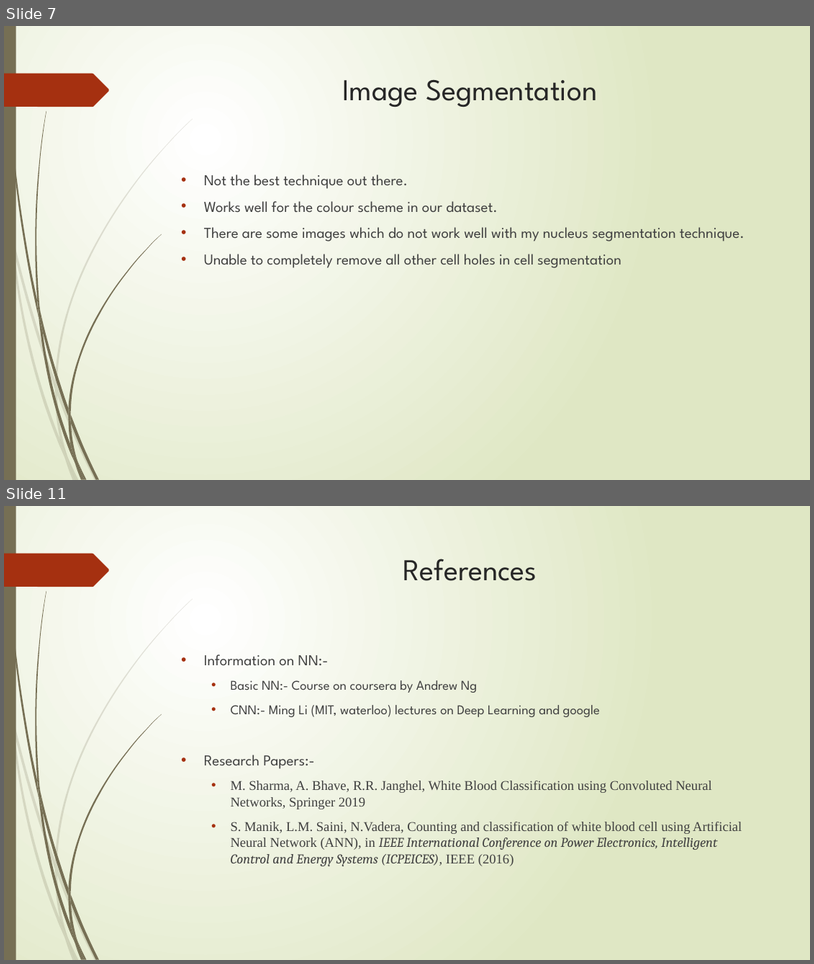
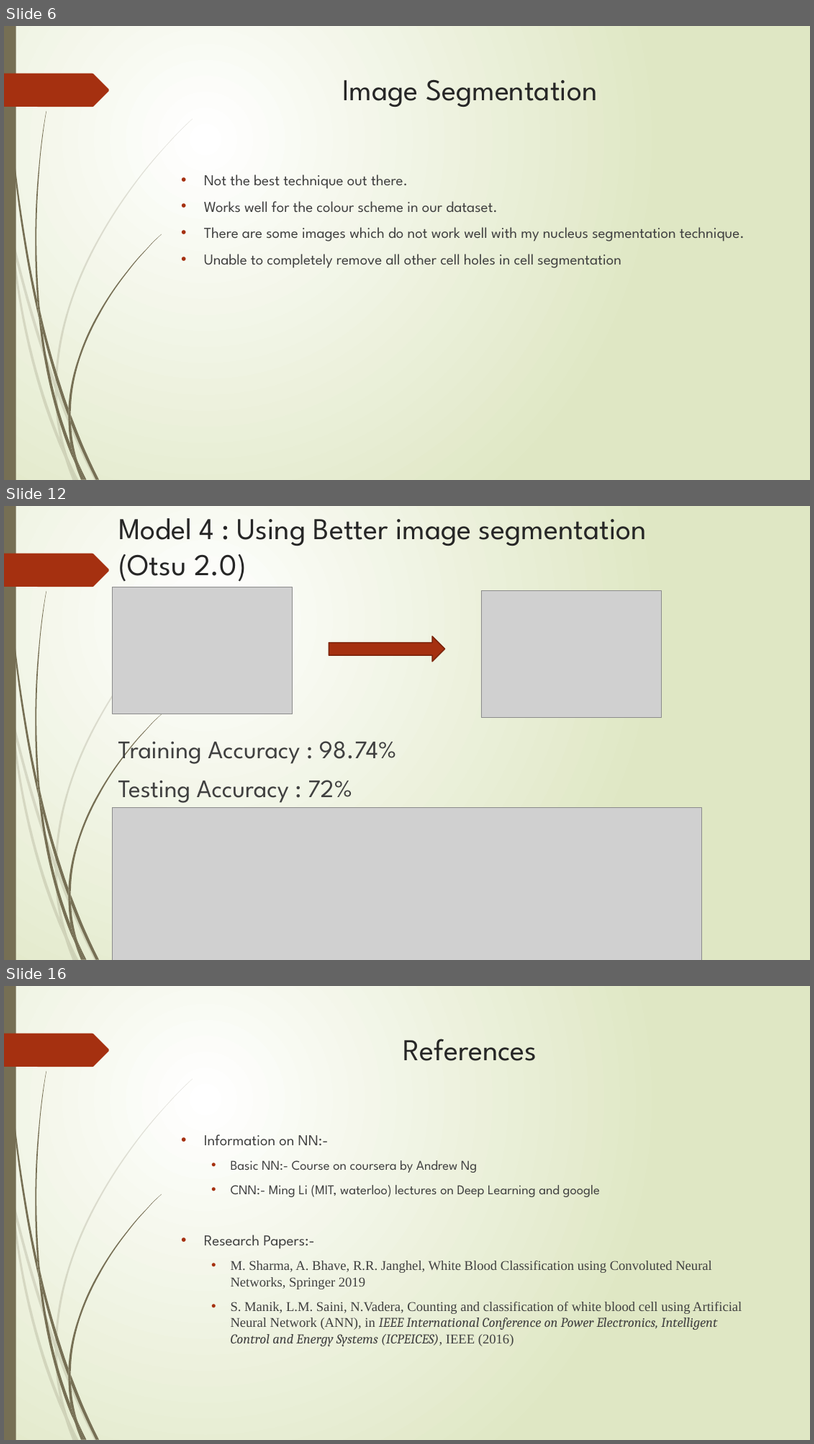
Before and after one commit to ShashankSaumya123/WBC-Classification, a slide deck: Presentation/Project Final.pptx. Shown one above the other, each under a label of ours: slides 7 and 11 before the commit, slides 6, 12 and 16 after it; the slides between them are not shown. The pictures are 814x964 and 814x1444 pixels, drawn with LibreOffice and Linux fonts; fonts in the diff are those of the drawing; grey boxes stand for pictures. Boxes give left, top, right and bottom in pixels: in the first picture for what was removed or moved away, otherwise in the second. Text is boxed around its words. In the diff, an @@ line names an element or a change of style, - is before the commit and + after.

```diff
--- a/Presentation/Project Final.pptx
+++ b/Presentation/Project Final.pptx
@@ slide 12 added at (x1=4, y1=506, x2=810, y2=960), background gradient #FFFFFF to #DFE8C4; not listed: 24 template elements that a slide beside it also shows @@
@@ title added at (x1=118, y1=518, x2=647, y2=582), 36 pt, text #262626 @@
+Model 4 : Using Better image segmentation (Otsu 2.0)
@@ picture added at (x1=112, y1=587, x2=293, y2=713) @@
@@ picture added at (x1=481, y1=591, x2=661, y2=717) @@
@@ right arrow added at (x1=329, y1=636, x2=445, y2=662), fill #A53010, outline #7A240C 1.25 pt @@
@@ text added at (x1=118, y1=734, x2=397, y2=803), 30 pt, text #404040 @@
+Training Accuracy : 98.74%
+Testing Accuracy : 72%
@@ picture added at (x1=112, y1=807, x2=702, y2=960) @@
@@ what was slide 7 is now slide 6 @@
@@ what was slide 11 is now slide 16 @@
```
Also in this commit, not shown: 4 slides changed, 5 other slides added, 1 slide removed.
